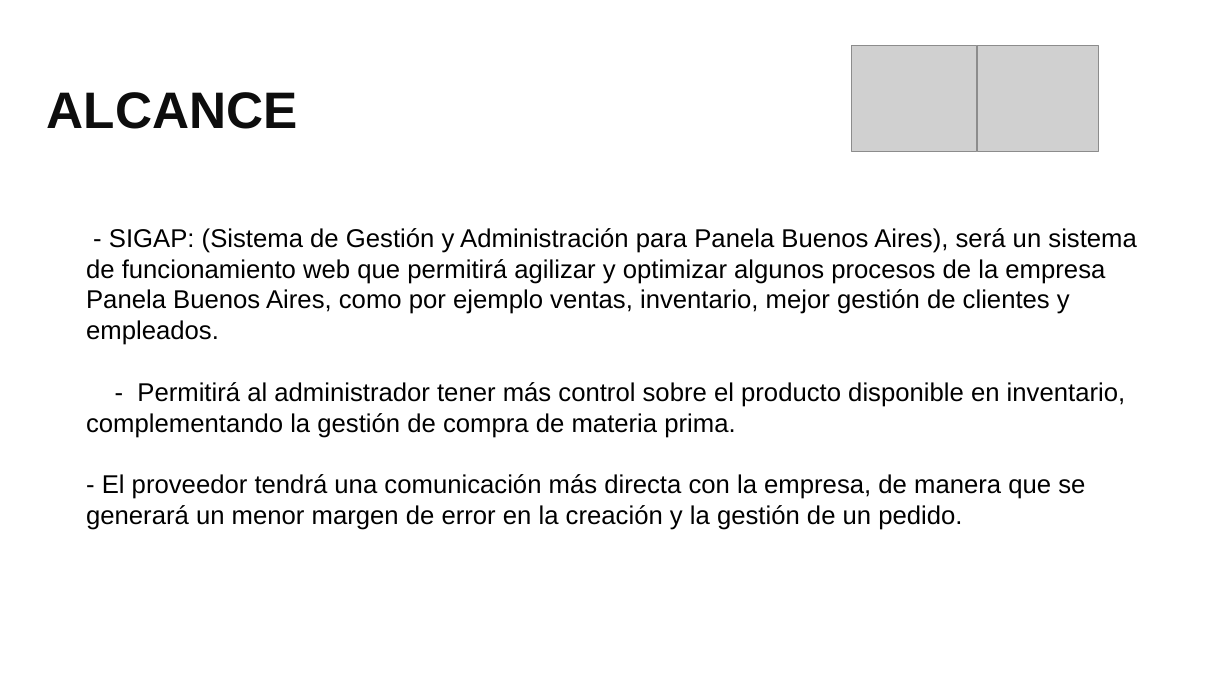
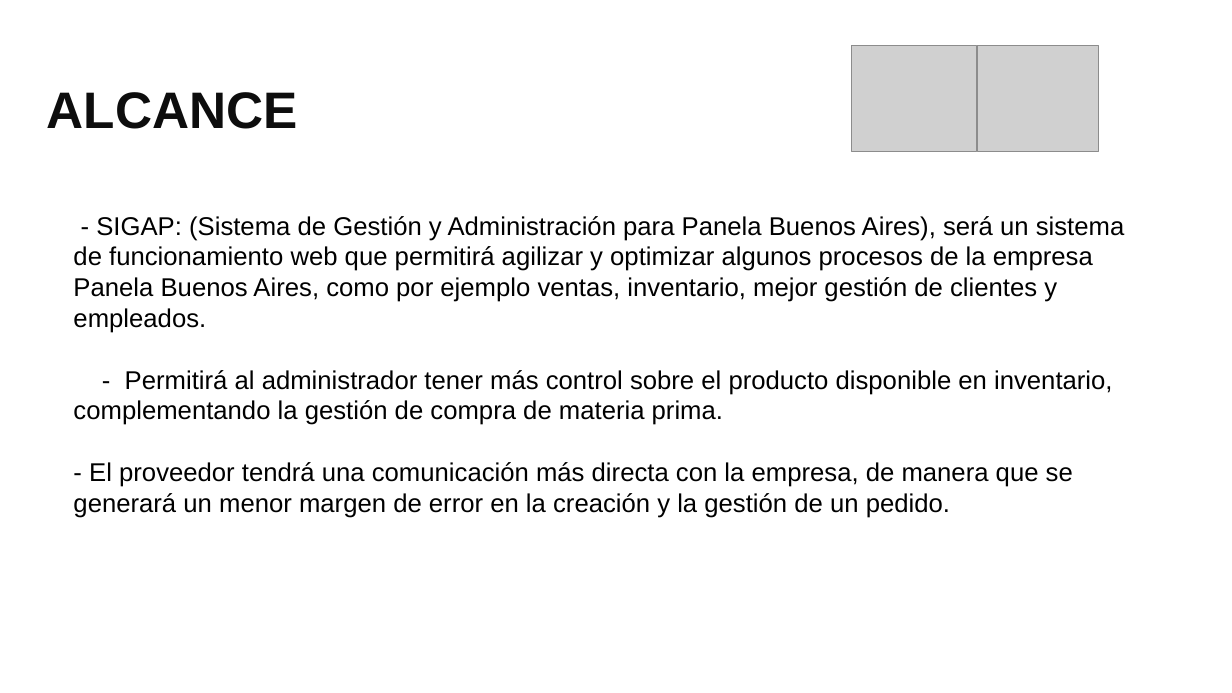
Before and after one commit to Sebas-loboa845/Proyecto_SIGAP, a slide deck: slide 10 of _docs_/trim01/01_contextualizacion/Presentación del Proyecto_2.pptx (slide 8 before the commit). Drawn at 1232x693 pixels with LibreOffice and Linux fonts; fonts in the diff are those of the drawing; grey boxes stand for pictures; background and template pictures are left out. Boxes give left, top, right and bottom in pixels: in the first picture for what was removed or moved away, otherwise in the second. Text is boxed around its words. In the diff, an @@ line names an element or a change of style, - is before the commit and + after.

```diff
--- a/_docs_/trim01/01_contextualizacion/Presentación del Proyecto_2.pptx
+++ b/_docs_/trim01/01_contextualizacion/Presentación del Proyecto_2.pptx
@@ text "- SIGAP: (Sistema de Gestión ...": place and size @@
-text "- SIGAP: (Sistema de Gestión ..." at [86, 228, 1137, 530]
+text "- SIGAP: (Sistema de Gestión ..." at [73, 216, 1125, 518]
```
Also in this commit, not shown: 4 other slides changed, 2 slides added, 10 other files.
